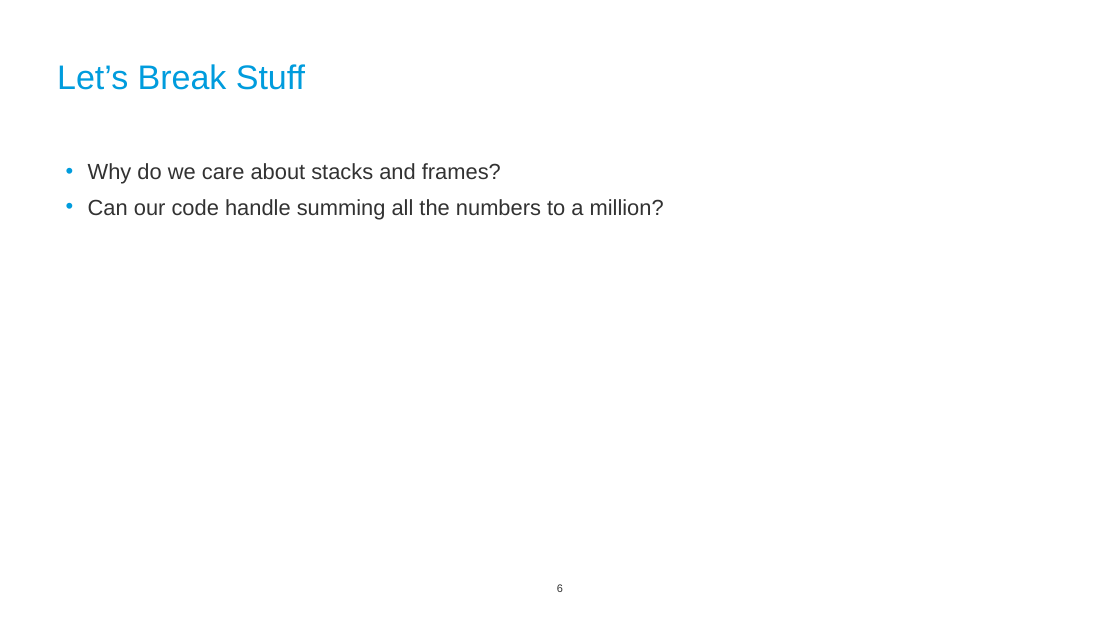
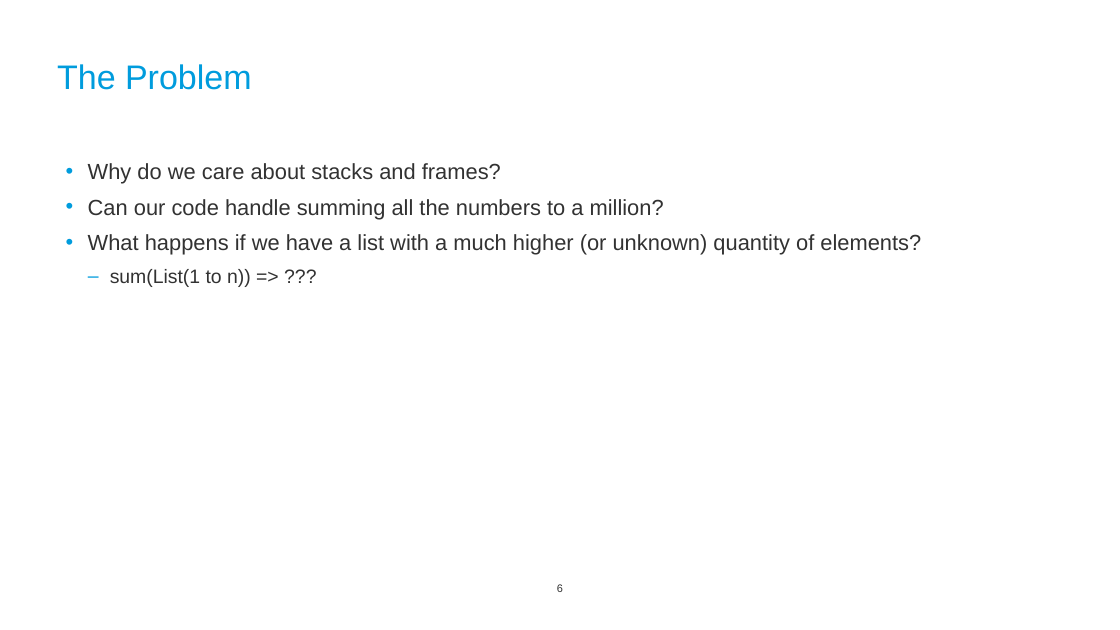
Before and after one commit to mveeprojects/ScalaRecursion, a slide deck: slide 6 of docs/tailrec.pptx. Drawn at 1120x630 pixels with LibreOffice and Linux fonts; fonts in the diff are those of the drawing; background and template pictures are left out. Boxes give left, top, right and bottom in pixels: in the first picture for what was removed or moved away, otherwise in the second. Text is boxed around its words. In the diff, an @@ line names an element or a change of style, - is before the commit and + after.

```diff
--- a/docs/tailrec.pptx
+++ b/docs/tailrec.pptx
@@ title at box(57, 64, 252, 90): text changed @@
-Let’s Break Stuff
+The Problem
@@ text at box(88, 234, 921, 287): paragraphs added @@
+• What happens if we have a list with a much higher (or unknown) quantity of elements?
+  – sum(List(1 to n)) => ???
```
Also in this commit, not shown: 2 other slides changed.
